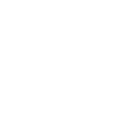
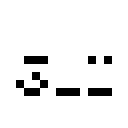
Revision of a layered 128px x 128px image; what changed, layer by layer:
painted on "text" over <box>16,56,112,96</box>
